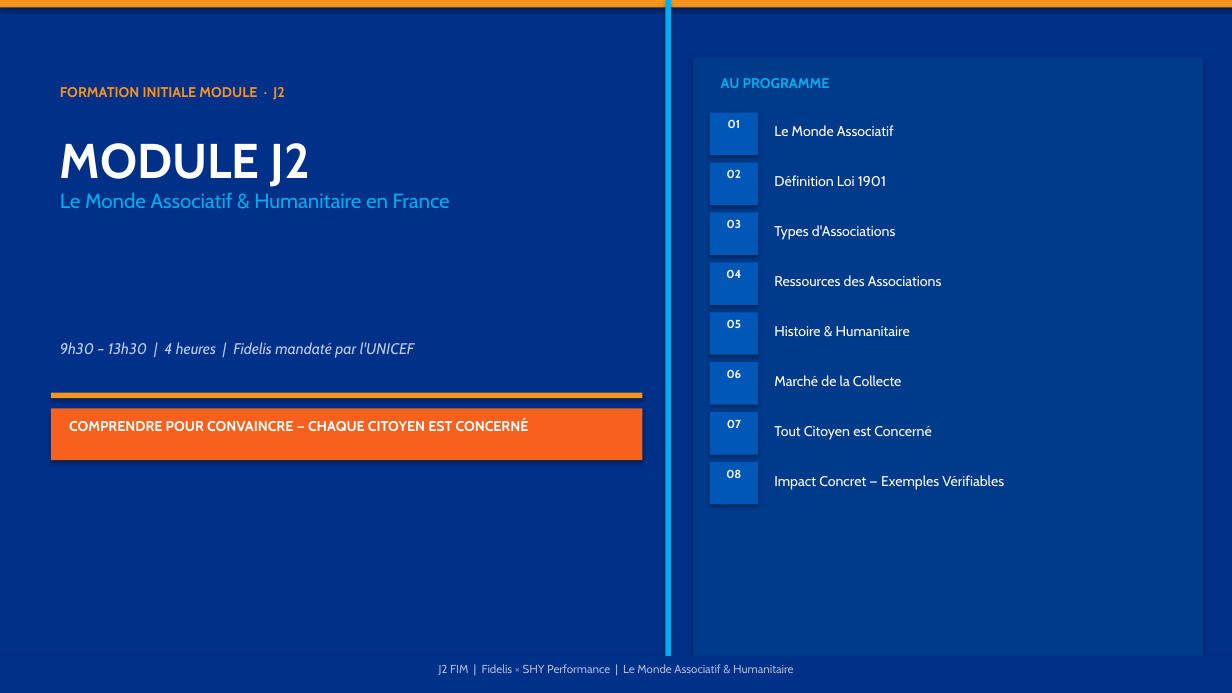
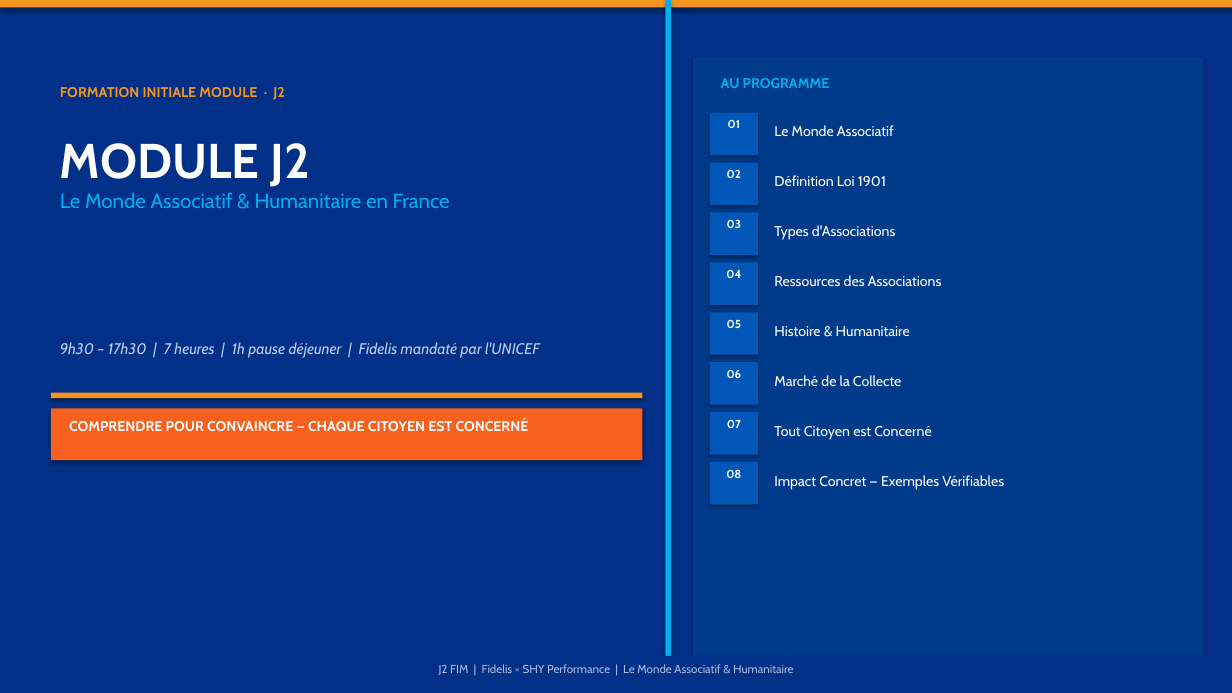
Before and after one commit to madsenfatou-code/fatou, a slide deck: slide 1 of J2_Matin_Formation_Fidelis.pptx. Drawn at 1232x693 pixels with LibreOffice and Linux fonts; fonts in the diff are those of the drawing. Boxes give left, top, right and bottom in pixels: in the first picture for what was removed or moved away, otherwise in the second. Text is boxed around its words. In the diff, an @@ line names an element or a change of style, - is before the commit and + after.

```diff
--- a/J2_Matin_Formation_Fidelis.pptx
+++ b/J2_Matin_Formation_Fidelis.pptx
@@ text at [60, 342, 540, 358]: text changed @@
-9h30 – 13h30 | 4 heures | Fidelis mandaté par l'UNICEF
+9h30 – 17h30 | 7 heures | 1h pause déjeuner | Fidelis mandaté par l'UNICEF
```
Also in this commit, not shown: 2 other files.
